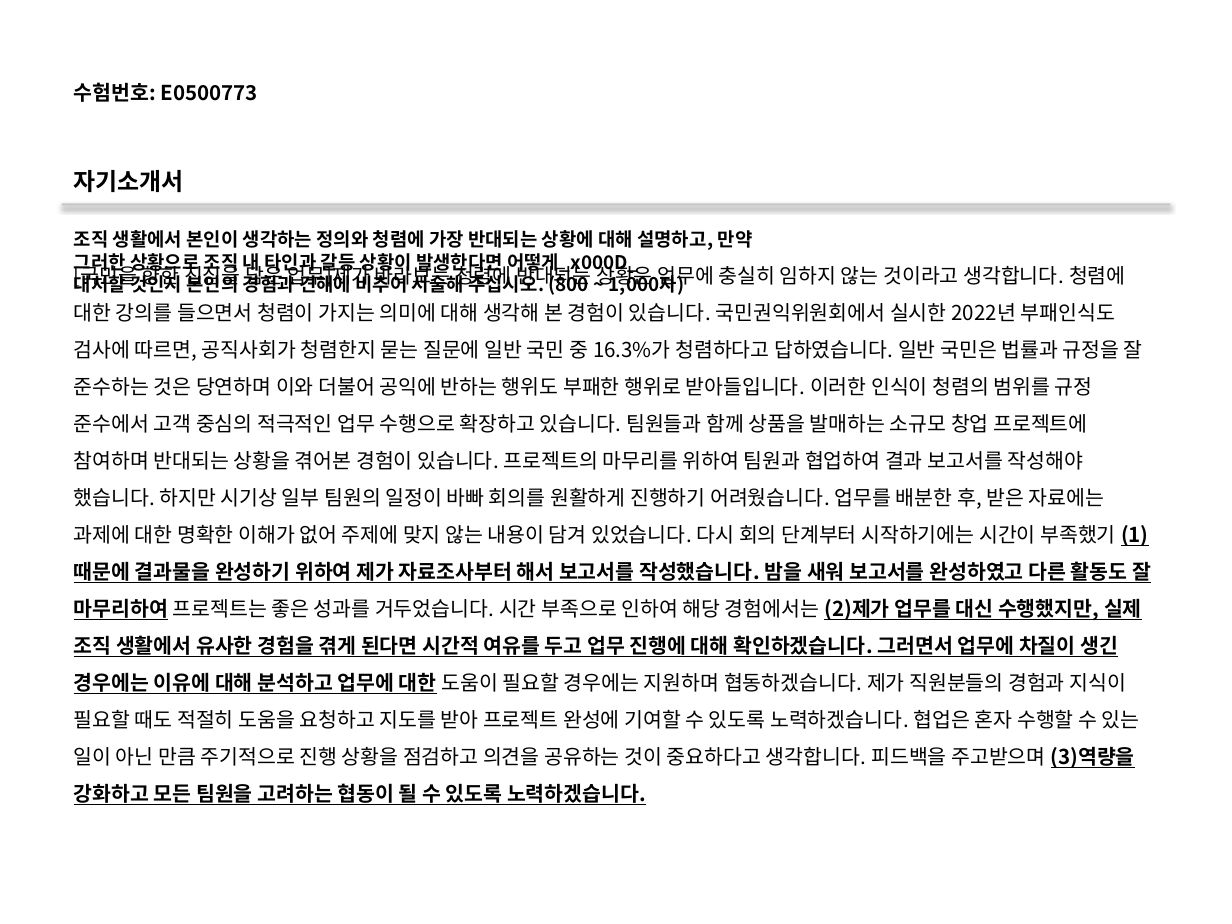
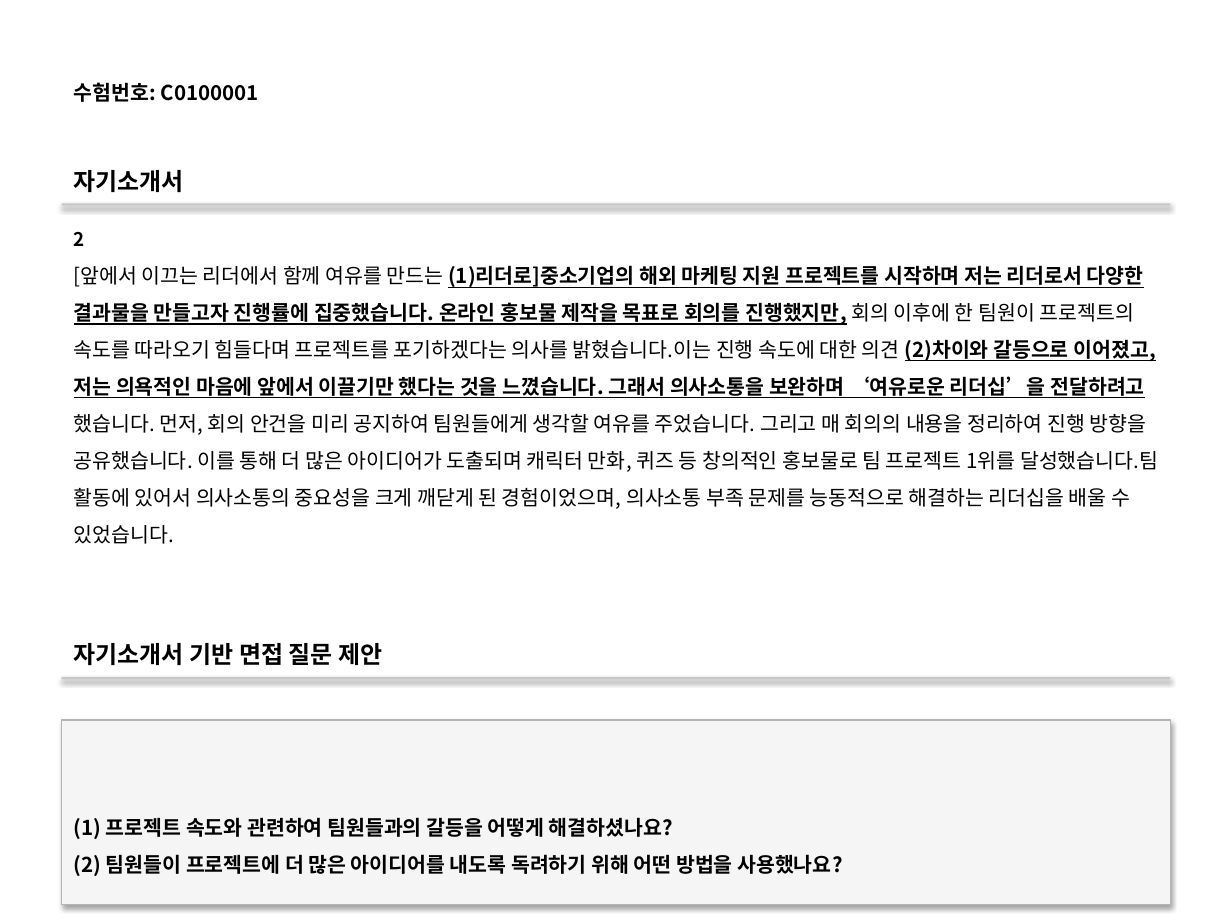
Before and after one commit to DaeGul2/isbr-auto-questionnaire, a slide deck: slide 2 of flask-server/outputs/output.pptx (slide 20 before the commit). Drawn at 1232x924 pixels with LibreOffice and Linux fonts; fonts in the diff are those of the drawing. Boxes give left, top, right and bottom in pixels: in the first picture for what was removed or moved away, otherwise in the second. Text is boxed around its words. In the diff, an @@ line names an element or a change of style, - is before the commit and + after.

```diff
--- a/flask-server/outputs/output.pptx
+++ b/flask-server/outputs/output.pptx
@@ text at [74, 82, 259, 102]: text changed @@
-수험번호: E0500773
+수험번호: C0100001
@@ text at [74, 232, 85, 246]: text changed @@
-조직 생활에서 본인이 생각하는 정의와 청렴에 가장 반대되는 상황에 대해 설명하고, 만약 그러한 상황으로 조직 내 타인과 갈등 상황이 발생한다면 어떻게_x000D_
-대처할 것인지 본인의 경험과 견해에 비추어 서술해 주십시오. (800 ~ 1,000자)
+2
@@ text at [74, 265, 1158, 509]: text changed @@
-[국민을 향한 진심을 담은 업무]제가 바라보는 청렴에 반대되는 상황은 업무에 충실히 임하지 않는 것이라고 생각합니다. 청렴에 대한 강의를 들으면서 청렴이 가지는 의미에 대해 생각해 본 경험이 있습니다. 국민권익위원회에서 실시한 2022년 부패인식도 검사에 따르면, 공직사회가 청렴한지 묻는 질문에 일반 국민 중 16.3%가 청렴하다고 답하였습니다. 일반 국민은 법률과 규정을 잘 준수하는 것은 당연하며 이와 더불어 공익에 반하는 행위도 부패한 행위로 받아들입니다. 이러한 인식이 청렴의 범위를 규정 준수에서 고객 중심의 적극적인 업무 수행으로 확장하고 있습니다. 팀원들과 함께 상품을 발매하는 소규모 창업 프로젝트에 참여하며 반대되는 상황을 겪어본 경험이 있습니다. 프로젝트의 마무리를 위하여 팀원과 협업하여 결과 보고서를 작성해야 했습니다. 하지만 시기상 일부 팀원의 일정이 바빠 회의를 원활하게 진행하기 어려웠습니다. 업무를 배분한 후, 받은 자료에는 과제에 대한 명확한 이해가 없어 주제에 맞지 않는 내용이 담겨 있었습니다. 다시 회의 단계부터 시작하기에는 시간이 부족했기 (1)때문에 결과물을 완성하기 위하여 제가 자료조사부터 해서 보고서를 작성했습니다. 밤을 새워 보고서를 완성하였고 다른 활동도 잘 마무리하여 프로젝트는 좋은 성과를 거두었습니다. 시간 부족으로 인하여 해당 경험에서는 (2)제가 업무를 대신 수행했지만, 실제 조직 생활에서 유사한 경험을 겪게 된다면 시간적 여유를 두고 업무 진행에 대해 확인하겠습니다. 그러면서 업무에 차질이 생긴 경우에는 이유에 대해 분석하고 업무에 대한 도움이 필요할 경우에는 지원하며 협동하겠습니다. 제가 직원분들의 경험과 지식이 필요할 때도 적절히 도움을 요청하고 지도를 받아 프로젝트 완성에 기여할 수 있도록 노력하겠습니다. 협업은 혼자 수행할 수 있는 일이 아닌 만큼 주기적으로 진행 상황을 점검하고 의견을 공유하는 것이 중요하다고 생각합니다. 피드백을 주고받으며 (3)역량을 강화하고 모든 팀원을 고려하는 협동이 될 수 있도록 노력하겠습니다.
+[앞에서 이끄는 리더에서 함께 여유를 만드는 (1)리더로]중소기업의 해외 마케팅 지원 프로젝트를 시작하며 저는 리더로서 다양한 결과물을 만들고자 진행률에 집중했습니다. 온라인 홍보물 제작을 목표로 회의를 진행했지만, 회의 이후에 한 팀원이 프로젝트의 속도를 따라오기 힘들다며 프로젝트를 포기하겠다는 의사를 밝혔습니다.이는 진행 속도에 대한 의견 (2)차이와 갈등으로 이어졌고, 저는 의욕적인 마음에 앞에서 이끌기만 했다는 것을 느꼈습니다. 그래서 의사소통을 보완하며 ‘여유로운 리더십’을 전달하려고 했습니다. 먼저, 회의 안건을 미리 공지하여 팀원들에게 생각할 여유를 주었습니다. 그리고 매 회의의 내용을 정리하여 진행 방향을 공유했습니다. 이를 통해 더 많은 아이디어가 도출되며 캐릭터 만화, 퀴즈 등 창의적인 홍보물로 팀 프로젝트 1위를 달성했습니다.팀 활동에 있어서 의사소통의 중요성을 크게 깨닫게 된 경험이었으며, 의사소통 부족 문제를 능동적으로 해결하는 리더십을 배울 수 있었습니다.
@@ text "자기소개서 기반 면접 질문 제안" rewrapped from [201, 709, 1013, 766] to [74, 643, 382, 665] @@
@@ rectangle added at [62, 678, 1170, 680], fill #C8C8C8 @@
@@ rectangle added at [62, 719, 1170, 904], fill #F5F5F5, outline #B4B4B4 0.75 pt, 12 pt, text #000000, bold @@
+(1) 프로젝트 속도와 관련하여 팀원들과의 갈등을 어떻게 해결하셨나요?
+(2) 팀원들이 프로젝트에 더 많은 아이디어를 내도록 독려하기 위해 어떤 방법을 사용했나요?
```
Also in this commit, not shown: 3 other slides changed, 192 slides removed, 4 other files.
